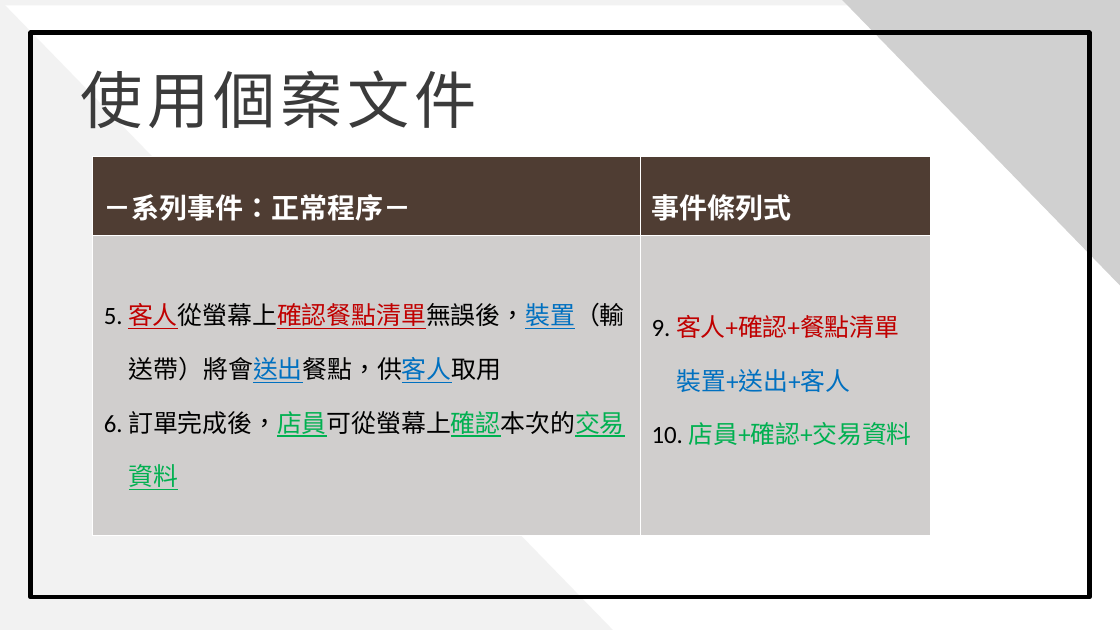
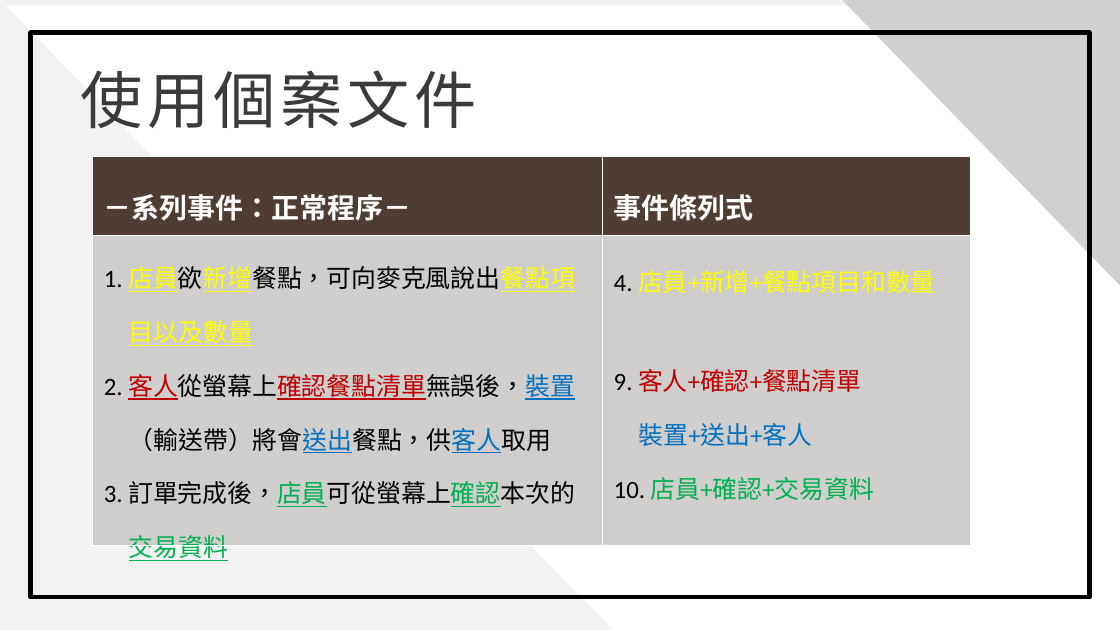
Before and after one commit to 0451030/108_SE_Team8, a slide deck: slide 13 of 軟體工程_期中報告.pptx (slide 11 before the commit). Drawn at 1120x630 pixels with LibreOffice and Linux fonts; fonts in the diff are those of the drawing; grey boxes stand for pictures; background and template pictures are left out. Boxes give left, top, right and bottom in pixels: in the first picture for what was removed or moved away, otherwise in the second. Text is boxed around its words. In the diff, an @@ line names an element or a change of style, - is before the commit and + after.

Commit message:
2020/01/07

```diff
--- a/軟體工程_期中報告.pptx
+++ b/軟體工程_期中報告.pptx
@@ table at <box>93,157,971,565</box> @@
-row 2, column 1: 5. 客人從螢幕上確認餐點清單無誤後，裝置（輸送帶）將會送出餐點，供客人取用 / 6. 訂單完成後，店員可從螢幕上確認本次的交易資料
+row 2, column 1: 1. 店員欲新增餐點，可向麥克風說出餐點項目以及數量 / 2. 客人從螢幕上確認餐點清單無誤後，裝置（輸送帶）將會送出餐點，供客人取用 / 3. 訂單完成後，店員可從螢幕上確認本次的交易資料
-row 2, column 2: 9. 客人+確認+餐點清單 / 裝置+送出+客人 / 10. 店員+確認+交易資料
+row 2, column 2: 4. 店員+新增+餐點項目和數量 / 9. 客人+確認+餐點清單 / 裝置+送出+客人 / 10. 店員+確認+交易資料
@@ table: place and size @@
-table at <box>93,157,931,536</box>
+table at <box>93,157,971,565</box>
```
Also in this commit, not shown: 9 other slides changed, 3 slides added.
